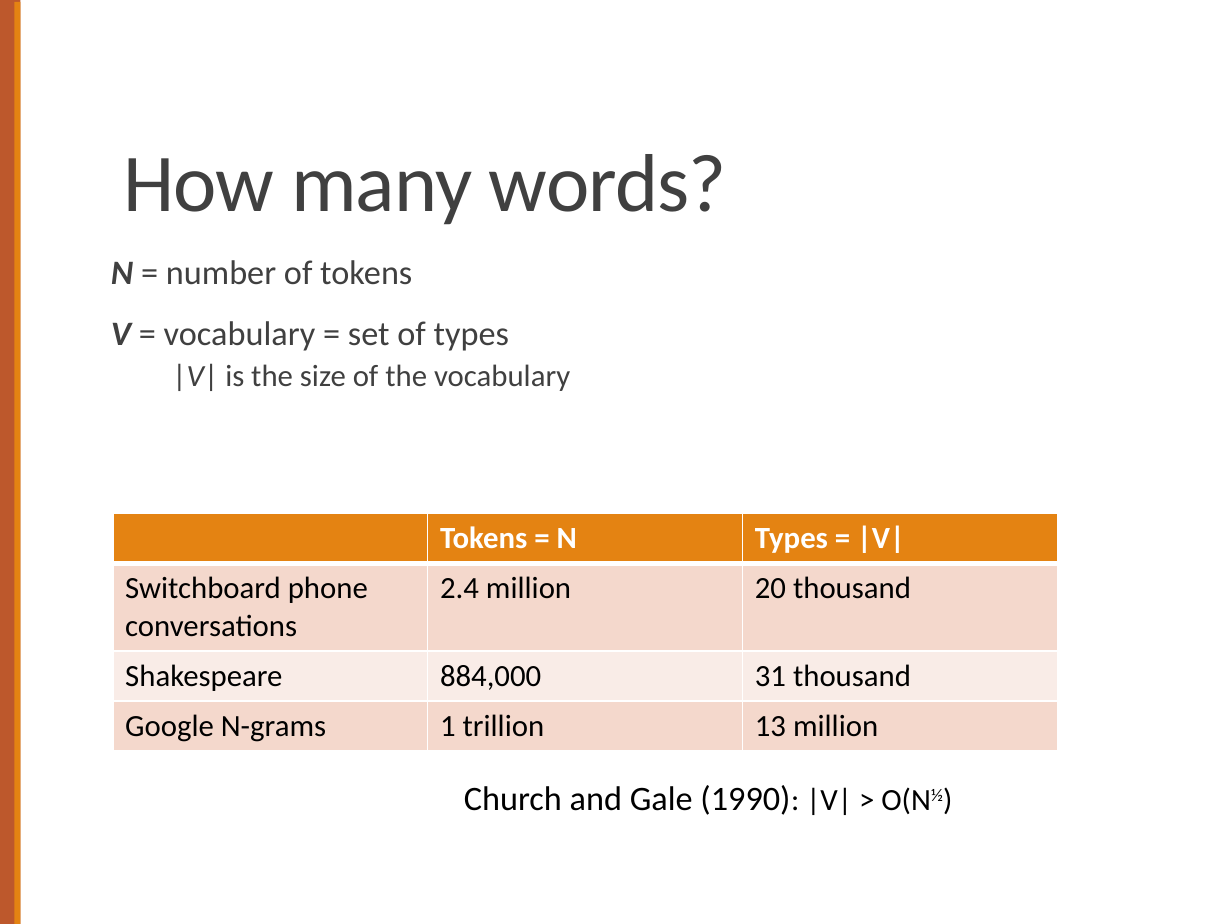
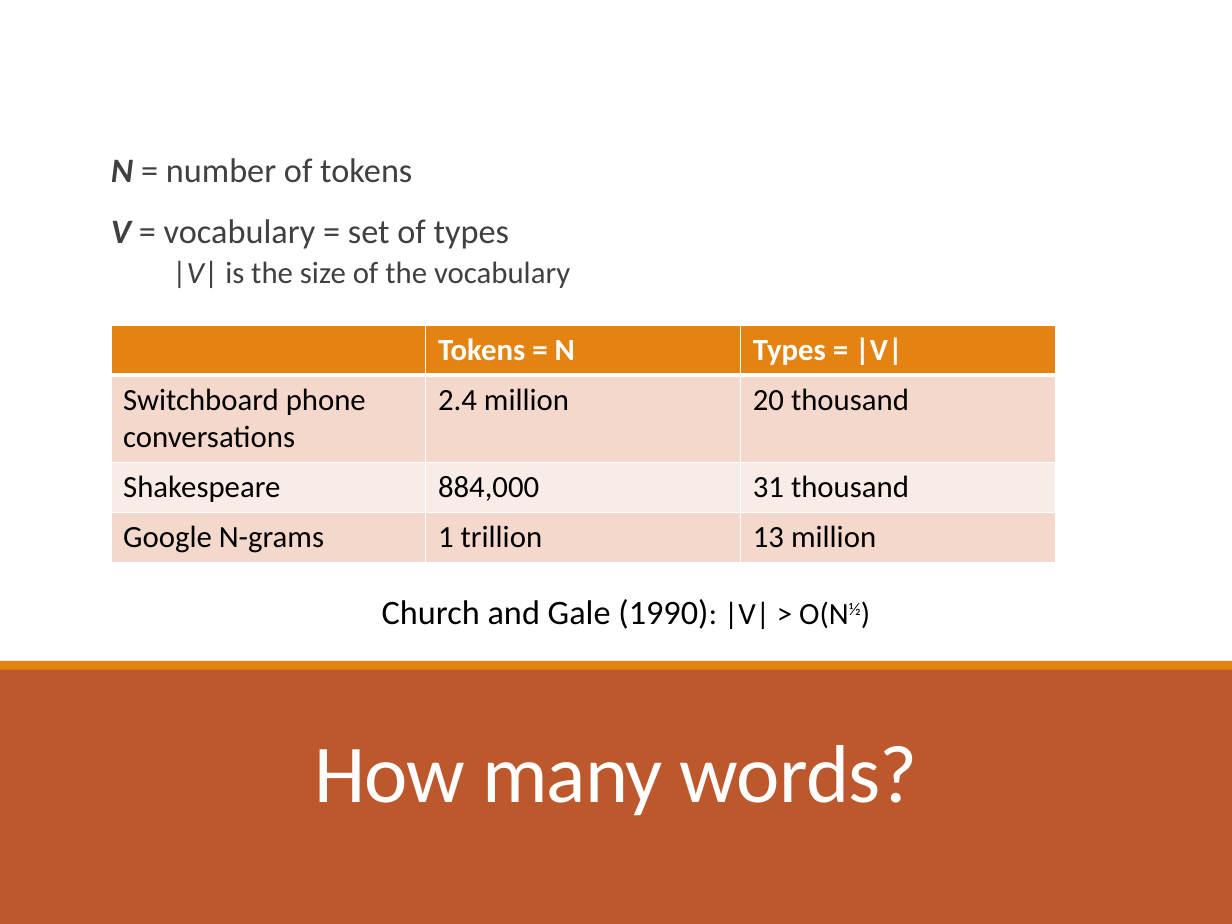
Before and after one commit to computational-linguistics-class/computational-linguistics-class.github.io, a slide deck: slide 28 of slides/02-text-processing.pptx (slide 32 before the commit). Drawn at 1232x924 pixels with LibreOffice and Linux fonts; fonts in the diff are those of the drawing. Boxes give left, top, right and bottom in pixels: in the first picture for what was removed or moved away, otherwise in the second. Text is boxed around its words. In the diff, an @@ line names an element or a change of style, - is before the commit and + after.

```diff
--- a/slides/02-text-processing.pptx
+++ b/slides/02-text-processing.pptx
@@ rectangle added at box(0, 0, 1232, 924), fill #FFFFFF @@
@@ text "N = number of tokens": place and size @@
-text "N = number of tokens" at box(111, 260, 570, 391)
+text "N = number of tokens" at box(111, 158, 570, 288)
@@ table: place and size @@
-table at box(113, 514, 1060, 750)
+table at box(111, 325, 1057, 562)
@@ text "Church and Gale (1990): |V| ...": place and size @@
-text "Church and Gale (1990): |V| ..." at box(464, 785, 943, 815)
+text "Church and Gale (1990): |V| ..." at box(382, 599, 861, 629)
@@ rectangle added at box(0, 668, 1232, 924), fill #BD582C @@
@@ rectangle added at box(0, 662, 1232, 670), fill #E48312 @@
@@ title "How many words?": place and size @@
-title "How many words?" at box(123, 154, 727, 225)
+title "How many words?" at box(314, 745, 918, 816)
@@ title "How many words?" at box(314, 745, 918, 816): text colour #404040 to #FFFFFF; alignment left to centre; vertical alignment bottom to middle @@
```
Also in this commit, not shown: 8 other slides changed, 3 slides added, 7 slides removed, 1 other file.
